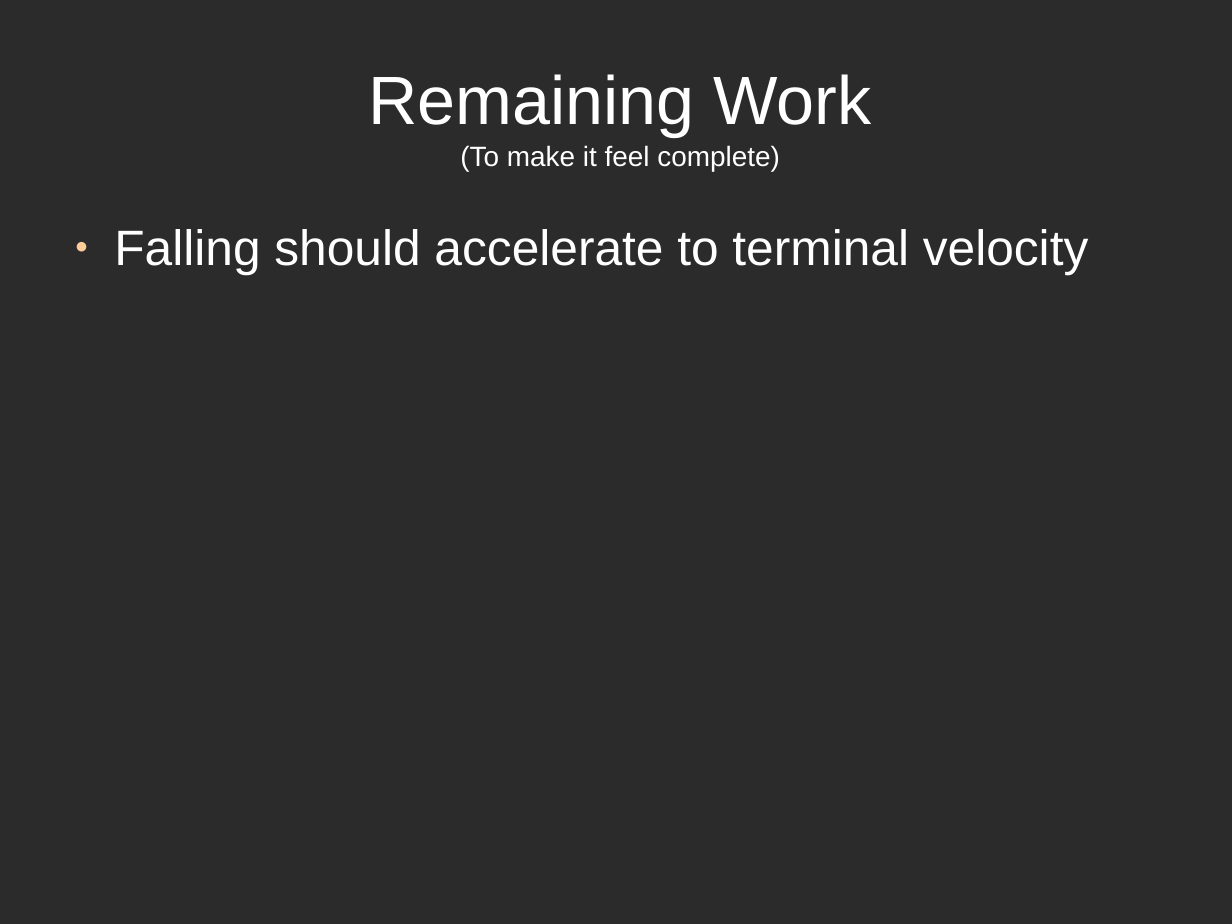
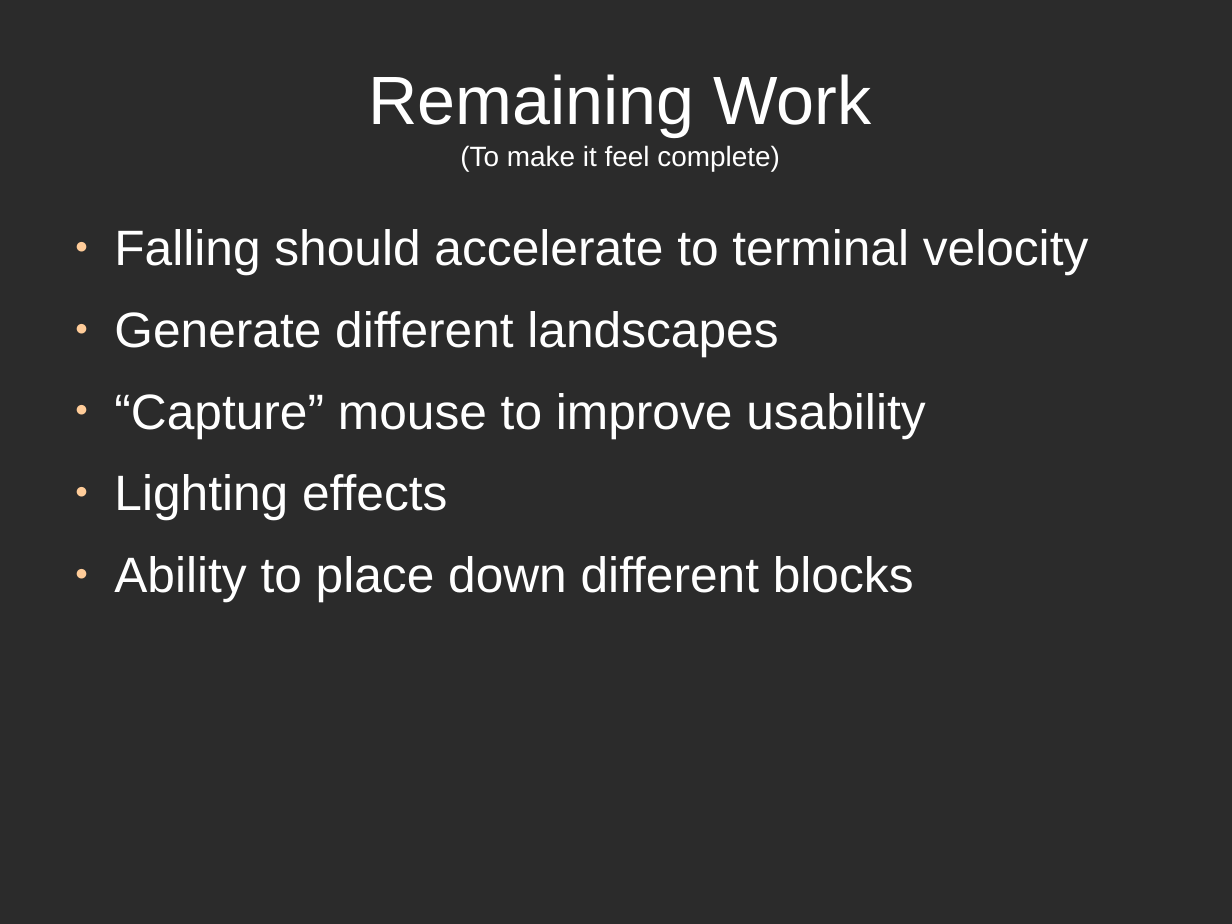
Before and after one commit to mjmusante/CS532, a slide deck: slide 11 of MusanteMark-CS532-Project.odp. Drawn at 1232x924 pixels with LibreOffice and Linux fonts; fonts in the diff are those of the drawing; background and template pictures are left out; a plain dark background stands for a picture behind light text. Boxes give left, top, right and bottom in pixels: in the first picture for what was removed or moved away, otherwise in the second. Text is boxed around its words. In the diff, an @@ line names an element or a change of style, - is before the commit and + after.

Commit message:
added stone; updated presentation

```diff
--- a/MusanteMark-CS532-Project.odp
+++ b/MusanteMark-CS532-Project.odp
@@ text at (114, 311, 925, 601): paragraphs added @@
+● Generate different landscapes
+● “Capture” mouse to improve usability
+● Lighting effects
+● Ability to place down different blocks
```
Also in this commit, not shown: 2 other files.
